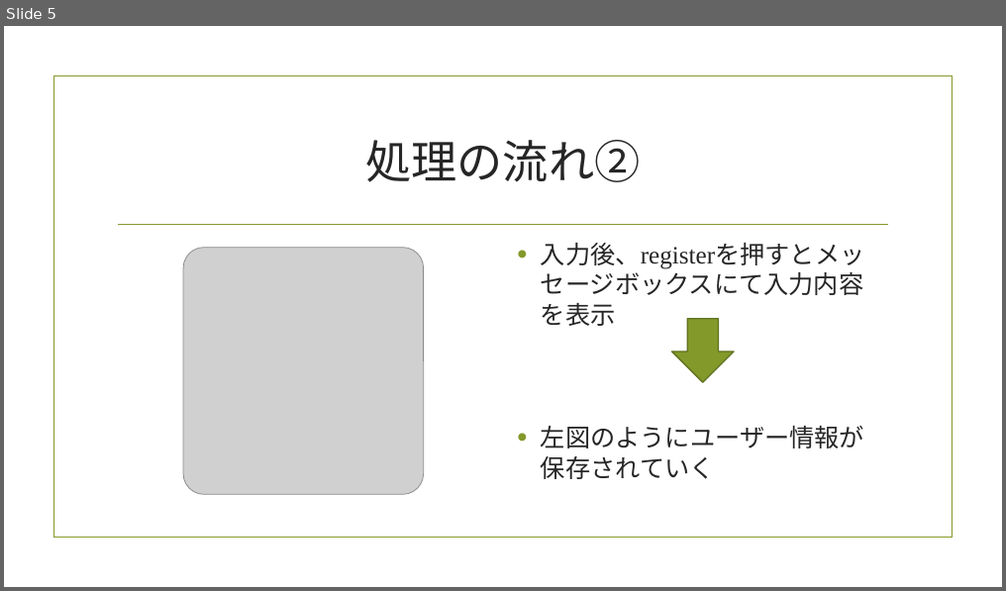
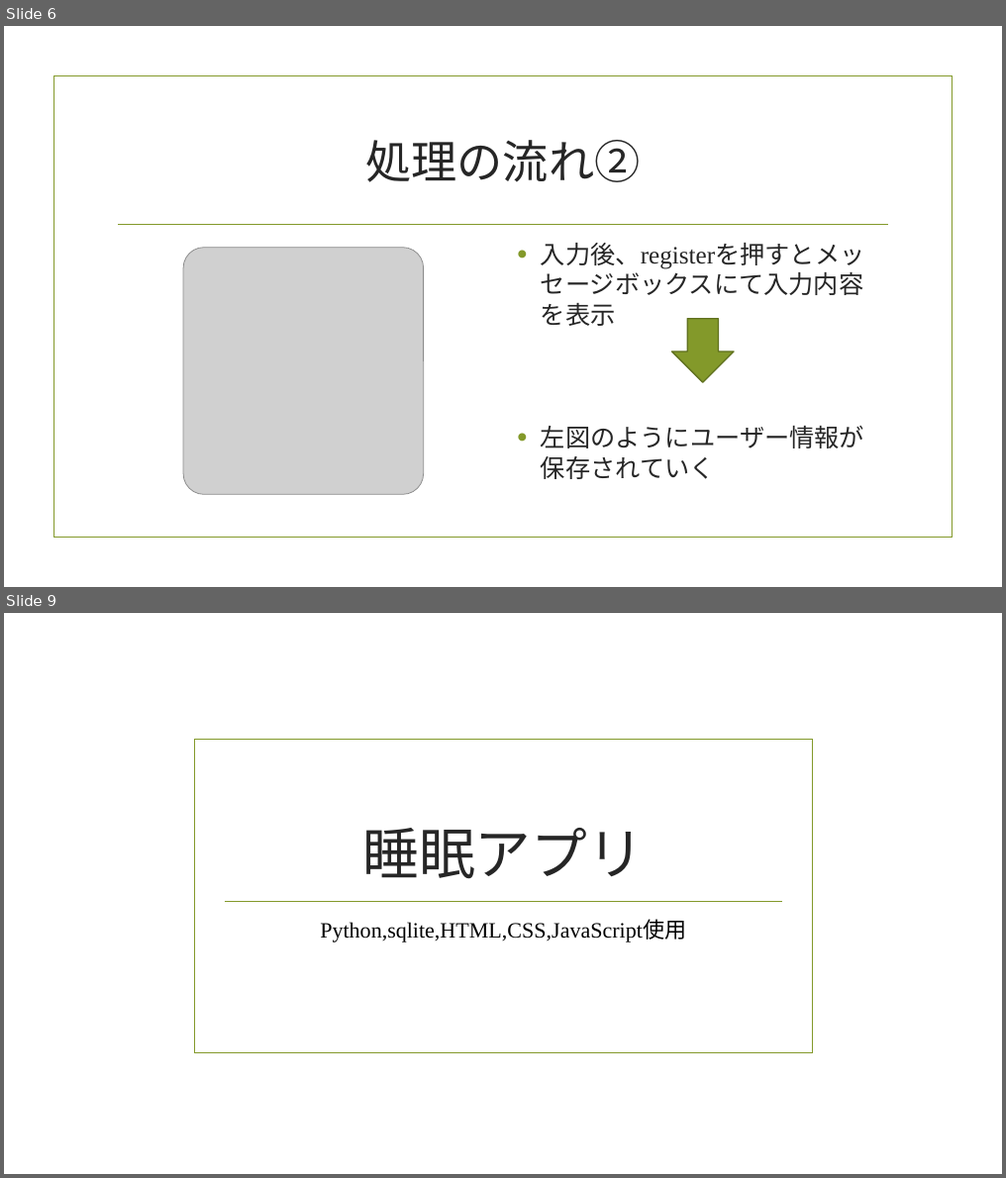
Before and after one commit to sakamoto222/summer, a slide deck: 個人製作.pptx. Shown one above the other, each under a label of ours: slide 5 before the commit, slides 6 and 9 after it; the slides between them are not shown. The pictures are 1006x591 and 1006x1178 pixels, drawn with LibreOffice and Linux fonts; fonts in the diff are those of the drawing; grey boxes stand for pictures; background and template pictures are left out. Boxes give left, top, right and bottom in pixels: in the first picture for what was removed or moved away, otherwise in the second. Text is boxed around its words. In the diff, an @@ line names an element or a change of style, - is before the commit and + after.

```diff
--- a/個人製作.pptx
+++ b/個人製作.pptx
@@ slide 9 added at (x1=4, y1=613, x2=1002, y2=1174), background picture (left out) @@
@@ rectangle added at (x1=195, y1=740, x2=813, y2=1054), outline #83992A 1.25 pt @@
@@ title added at (x1=363, y1=828, x2=644, y2=879), 54 pt, text #262626 @@
+睡眠アプリ
@@ line added from (224, 901) to (782, 901), #83992A 1.25 pt @@
@@ subtitle added at (x1=320, y1=921, x2=686, y2=943), 21 pt, text #000000 @@
+Python,sqlite,HTML,CSS,JavaScript使用
@@ what was slide 5 is now slide 6 @@
```
Also in this commit, not shown: 2 slides changed, 13 other slides added.
